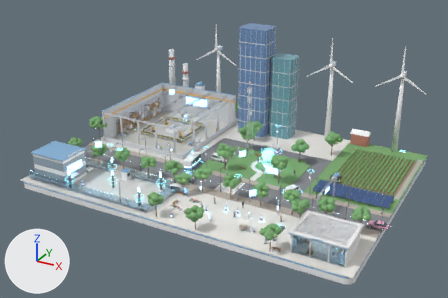
The Blender file public/Blender/smart_autonomous.blend as it was, and as the next commit left it.
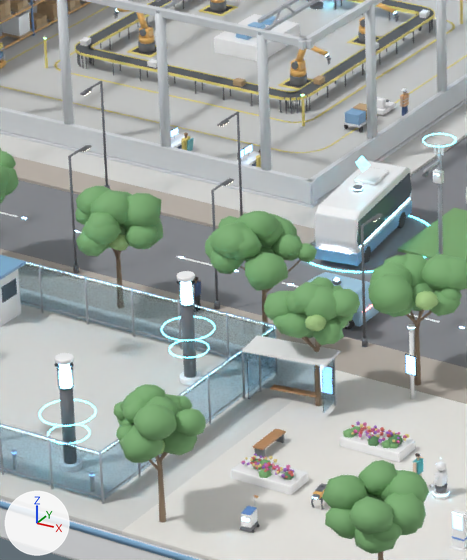
The first picture shows the older version from a camera (50 mm lens) standing at (70.5, -132.9, 71.4) and looking at (0.3, -5.3, 7.5). The close-ups show the older and then the newer version on the part from 28% to 47% of the width and 41% to 75% of the height of that picture. Only the edits that show in the close-ups are written down. The lights are fixed; the arrows at lower left show +X, +Y and +Z.

Objects in the first close-up: 'f_floor', 'f_wall_front', 'ground0', 'ground1', 'ground10', 'ground2', 'road0', 'sfence_panel0_20', 'shuttle', 'stree4_crown', 'sv_tree1_crown', 'sv_tree3_crown' and 165 more.
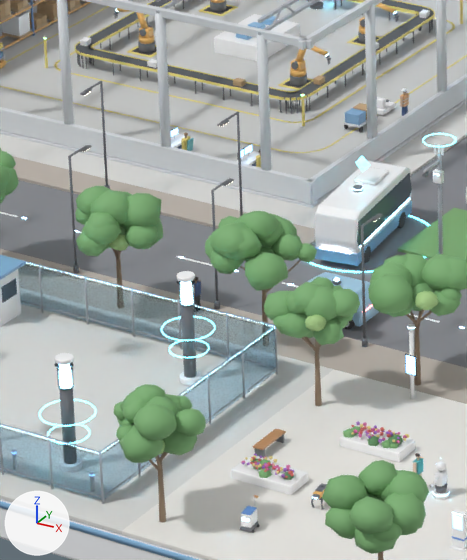
Where the change shows, as pixel boxes (x1, y1, x2, y2) in the close-ups (467 x 560 px):
'shuttle', reshaped: before (242, 156, 430, 413); after (307, 156, 430, 273)
part 1 of me_shuttle, deleted: before (242, 335, 340, 413)

What changed in the scene script:
```text
Change me_shuttle:
    used by ob_shuttle; location = (-10.0, -4.2, 0.02); rotation_euler = (0.0, 0.0, -1.44), in degrees (0, 0, -83)
    remove me_shuttle.from_pydata(...)  # 2358 vertices, 2235 faces; spans x -3.6..17.5, y -3.6..6.0, z 0.0..4.5
    remove me_shuttle.materials.append(mat_frame_dark)  # grey #adb3ba
    remove me_shuttle.materials.append(mat_glass)  # blue #cbe5f3
    add me_shuttle.from_pydata(...)  # 2146 vertices, 2042 faces; spans x -3.6..3.6, y -3.6..3.6, z 0.0..4.5
    me_shuttle part 1: 9 loose pieces with 212 vertices, spanning x 16.0..17.5, y 2.0..6.0, z 0.2..2.8, are deleted
    remove me_shuttle.materials.append(mat_wood)  # orange #bc8b61
    remove me_shuttle.materials.append(mat_screen_ad)  # blue #7cb3ed, glowing blue #a0d3ff
    remove me_shuttle.materials.append(mat_bezel)  # dark grey #303538
```
